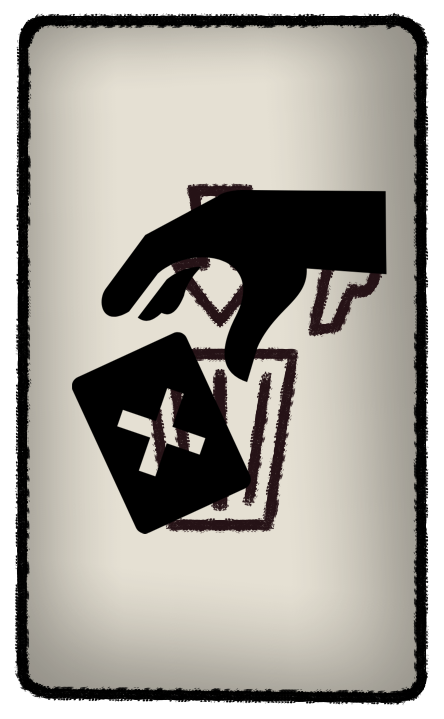
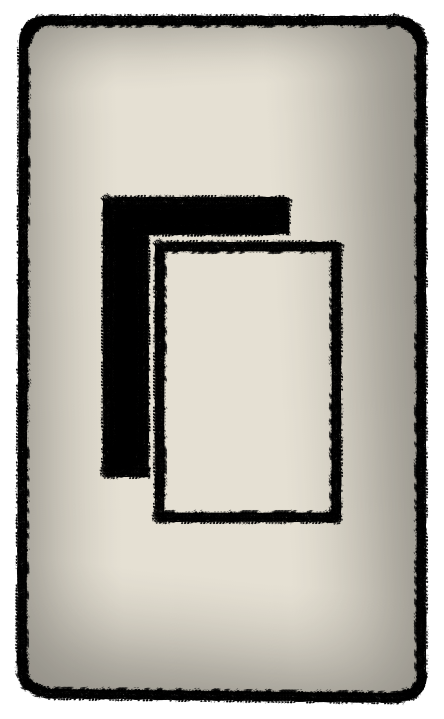
Two versions of the same layered image (444x719). Layer-by-layer changes:
added group "Duplicar" with 1 layers above "Lasso" over (72, 192, 384, 534)
added layer "Pintar camada 10 Mescladas" in group "Duplicar" over (72, 192, 384, 534)
hid group "Obrigar" (1 layers) over (72, 183, 387, 534)
removed layer "Pintar camada 6 (colado)" from group "Obrigar" over (72, 183, 387, 534)
painted on "Pintar camada 4" over (72, 183, 387, 534)
hid group "Devolucao" (1 layers) over (72, 183, 387, 534)
painted on "Pintar camada 5" over (72, 183, 387, 534)